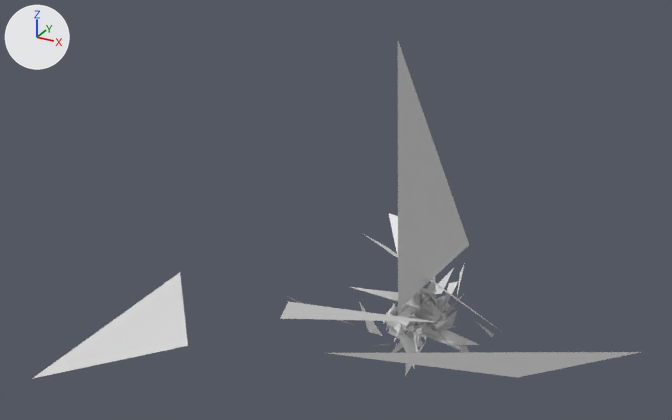
Before and after pictures for a commit that changed the OBJ model adv/adv-grasp/experiment-results/ex00/final-mesh.obj.
Rendered twice from a 50 mm lens placed at (0.87, -2.03, 1.28), pointed at (-0.29, 0.08, 0.23). Lighting does not change. The marker at upper left points along +X, +Y and +Z. Where no turn or scale is listed for an object, it has been applied to the vertices. Vertices at the same position are counted once.

In view in the first picture: 'final-mesh'.
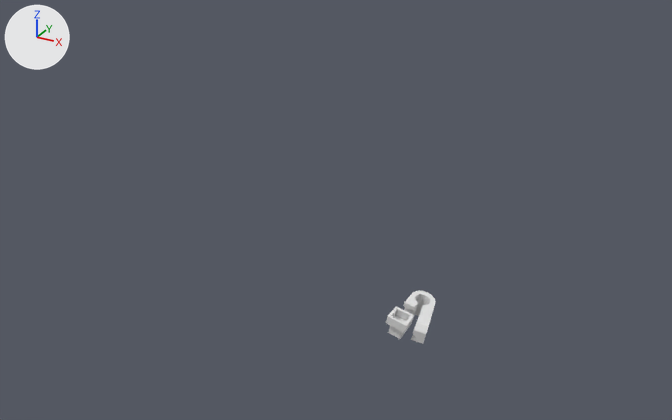
Edits to the scene script, one JSON object a line:
```json
{"block": "me_final_mesh", "where": "# used by ob_final_mesh; location = (0.0, 0.0, 0.0)"}
{"op": "remove", "block": "me_final_mesh", "code": "me_final_mesh.from_pydata(...)  # 816 vertices, 476 faces; spans x -1.44..0.59, y -0.49..0.4, z -0.61..0.86"}
{"op": "add", "block": "me_final_mesh", "code": "me_final_mesh.from_pydata(...)  # 240 vertices, 476 faces; spans x -0.06..0.06, y -0.08..0.08, z -0.05..0.05"}
{"block": "me_final_mesh", "change": "me_final_mesh part 1: 152 loose pieces with 456 vertices, spanning x -1.44..0.59, y -0.49..0.4, z -0.61..0.86, are deleted"}
{"block": "me_final_mesh", "change": "me_final_mesh part 2: 35 vertices moved within x -0.04..0.04, y -0.08..0.08, z -0.04..0.05; 145 vertices removed from x -0.16..0.26, y -0.21..0.16, z -0.05..0.33; 25 vertices added at x -0.03..0.06, y -0.06..0.05, z -0.01..0.04"}
```

Location of each change, [x1, y1, x2, y2] in pixels of the pictures (672 x 420 px):
```json
{"object": "final-mesh", "change": "reshaped", "before": [32, 41, 640, 379], "after": [386, 291, 435, 344], "on screen": "92% narrower, 84% shorter"}
{"part": 1, "of": "me_final_mesh", "change": "deleted", "before": [32, 41, 640, 379]}
{"part": 2, "of": "me_final_mesh", "change": "cut back", "before": [364, 234, 501, 346], "after": [388, 291, 435, 343]}
```
